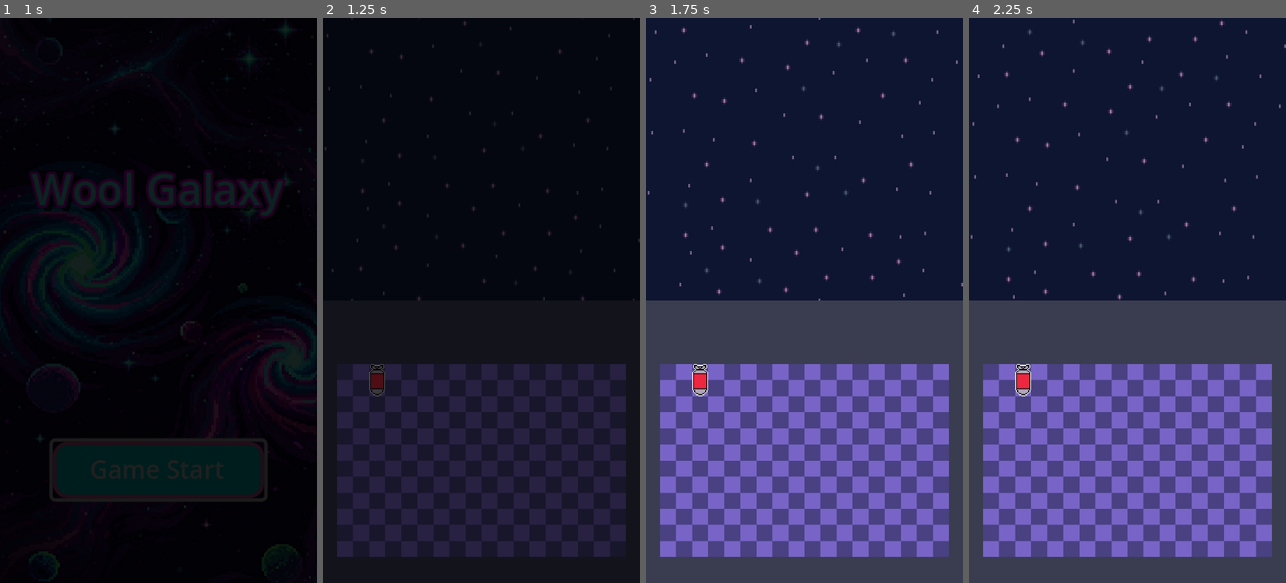
Above: before the commit, frames 1-4 (left to right).
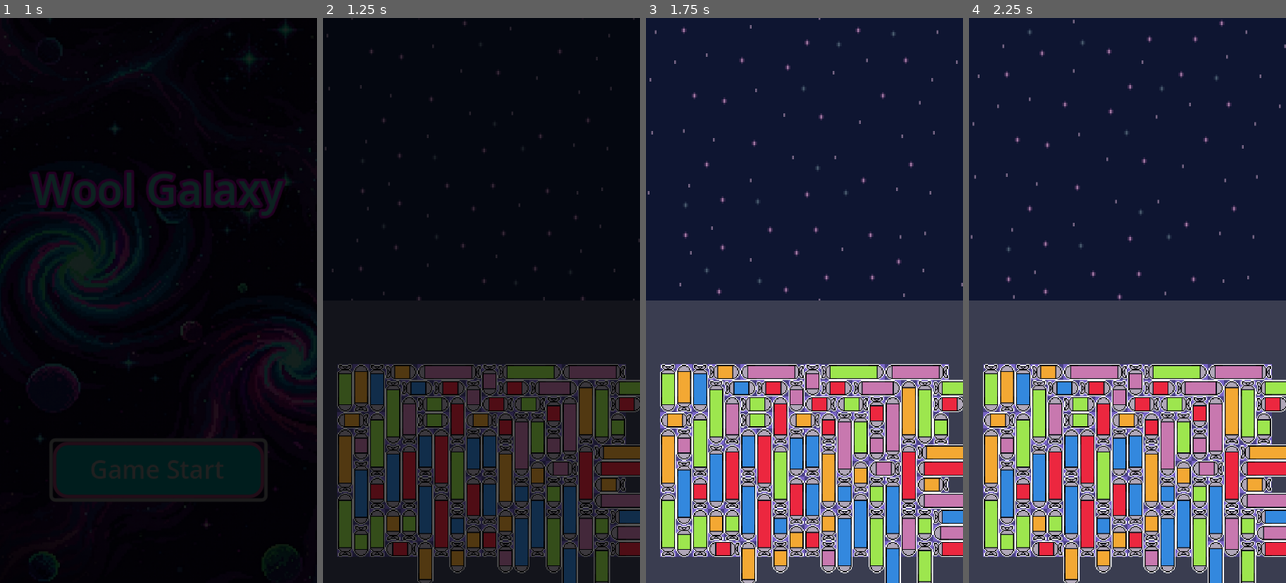
Above: after the commit, the same moments.

Repository: ZoNaDak/GalaxyPuzzleShooter_ProtoType
Game: Godot game, scene res://game/scenes/title/title_scene.tscn
The game is run twice, just before and just after one commit, with the same random seed, the same clock (stepped at 60 frames per second) and the same inputs.
Inputs:
- Up to frame 1 (1 s): click "Game Start" at 0.5 s
- Up to frame 2 (1.25 s): no input
- Up to frame 3 (1.75 s): no input
- Up to frame 4 (2.25 s): no input

Frame 1 is identical in both runs. In frame 2, 26% of the frame differs, in the area x 4-100%, y 61-100%; in frame 3, 31%; in frame 4, 31%.

Commit message:
_setup_missile_puzzle_board 0

Diff:
--- /dev/null
+++ b/wool-galaxy-proto/core/common/consts.gd
@@ -0,0 +1,6 @@
+# const.gd
+class_name Consts
+
+const MISSILE_PUZZLE_BOARD_GRID_WIDTH := 18
+const MISSILE_PUZZLE_BOARD_GRID_HEIGHT := 12
+const MISSILE_PUZZLE_BOARD_CELL_SIZE := 32
--- a/wool-galaxy-proto/core/common/enums.gd
+++ b/wool-galaxy-proto/core/common/enums.gd
@@ -7,3 +7,17 @@
     RIGHT,
     DOWN,
 }
+
+enum MissileColorType {
+	RED,
+	BLUE,
+	GREEN,
+	YELLOW,
+	PURPLE,
+}
+
+enum MissileSizeType {
+	SMALL,
+	MEDIUM,
+	LARGE,
+}
--- a/wool-galaxy-proto/core/utils/debug_utils.gd
+++ b/wool-galaxy-proto/core/utils/debug_utils.gd
@@ -2,7 +2,11 @@
 class_name DebugUtils
 
 ## 씬이 루트로 실행될 때 Control 노드를 화면 중앙에 배치합니다.
-static func center_if_root(node: Control) -> void:
-	if node.get_parent() == node.get_tree().root:
-		var viewport_size := node.get_viewport_rect().size
-		node.position = (viewport_size - node.size) / 2.0
+static func try_center_if_root(node: Control) -> bool:
+	if node.get_parent() != node.get_tree().root:
+		return false;
+
+	var viewport_size := node.get_viewport_rect().size
+	node.position = (viewport_size - node.size) / 2.0
+
+	return true;
--- /dev/null
+++ b/wool-galaxy-proto/game/ui/missile_puzzle/missile_data.gd
@@ -0,0 +1,22 @@
+#missile_data.gd
+class_name MissileData
+
+#region Variables
+
+var grid_pos: Vector2i
+var color: Enums.MissileColorType
+var size: Enums.MissileSizeType
+var direction: Enums.Direction4Way
+
+#endregion
+
+#region Lifecycle
+
+func _init(p: Vector2i, c: Enums.MissileColorType,
+	s: Enums.MissileSizeType, d: Enums.Direction4Way):
+	grid_pos = p
+	color = c
+	size = s
+	direction = d
+
+#endregion
--- a/wool-galaxy-proto/game/ui/missile_puzzle/missile_puzzle_board/missile_puzzle_board.gd
+++ b/wool-galaxy-proto/game/ui/missile_puzzle/missile_puzzle_board/missile_puzzle_board.gd
@@ -6,9 +6,8 @@
 #region Consts
 
 const BASE_SIZE := Vector2(576, 384)
-const GRID_WIDTH := 18
-const GRID_HEIGHT := 12
-const CELL_SIZE := 32
+const GRID_WIDTH := Consts.MISSILE_PUZZLE_BOARD_GRID_WIDTH
+const GRID_HEIGHT := Consts.MISSILE_PUZZLE_BOARD_GRID_HEIGHT
 
 const MissilePuzzlePieceScene = preload("res://game/ui/missile_puzzle/missile_puzzle_pieces/missile_puzzle_piece.tscn")
 
@@ -81,25 +80,102 @@
 #region Setup Missile Puzzle Board
 
 func _setup_missile_puzzle_board():
-	_spawn_missile_piece(2, 0,
-		MissilePuzzlePiece.MissileColorType.GREEN,
-		MissilePuzzlePiece.MissileSizeType.LARGE,
-		Enums.Direction4Way.UP)
+	var _temp_grid: Array[Array] = []
+	for y in range(GRID_HEIGHT):
+		var row: Array = []
+		row.resize(GRID_WIDTH)
+		for x in range(GRID_WIDTH):
+			row[x] = null
+		_temp_grid.append(row)
+	var _temp_missile_data_arr: Array[MissileData] = []
 
-func _spawn_missile_piece(grid_x: int, grid_y: int,
-	color_type: MissilePuzzlePiece.MissileColorType,
-	size_type: MissilePuzzlePiece.MissileSizeType,
-	direction: Enums.Direction4Way):
+	if _fill_board_randomly(_temp_grid, _temp_missile_data_arr):
+		LogManager.info("Board Fill Completed! Missile Num: %d" % _temp_missile_data_arr.size(), "MissilePuzzleBoard")
+		for data in _temp_missile_data_arr:
+			_spawn_missile_piece(data)
+	else:
+		LogManager.error("Board Fill Failed!", "MissilePuzzleBoard")
 
+func _fill_board_randomly(temp_grid: Array[Array], temp_missile_data_arr: Array[MissileData]) -> bool:
+	var empty_cell := _find_first_empty_cell(temp_grid)
+
+	if empty_cell == Vector2i(-1, -1):
+		return true
+
+	var combinations := _get_shuffled_missile_combinations()
+
+	for combo in combinations:
+		var color: Enums.MissileColorType = combo["color"]
+		var missile_size: Enums.MissileSizeType = combo["size"]
+		var direction: Enums.Direction4Way = combo["direction"]
+
+		if _can_place_missile(temp_grid, empty_cell, missile_size, direction):
+			# Add Missile Data
+			var data := MissileData.new(empty_cell, color, missile_size, direction)
+			temp_missile_data_arr.append(data)
+
+			var cells := MissilePuzzlePiece.get_grid_cells(
+				Vector2i(GRID_WIDTH, GRID_HEIGHT), empty_cell, missile_size, direction)
+			for cell in cells:
+				temp_grid[cell.y][cell.x] = data
+
+			# Check Board is filled
+			if _fill_board_randomly(temp_grid, temp_missile_data_arr):
+				return true
+
+			# Remove Missile Data
+			for cell in cells:
+				temp_grid[cell.y][cell.x] = null
+
+			temp_missile_data_arr.erase(data)
+
+	return false
+
+func _find_first_empty_cell(temp_grid: Array[Array]) -> Vector2i:
+	for y in range(GRID_HEIGHT):
+		for x in range(GRID_WIDTH):
+			if temp_grid[y][x] == null:
+				return Vector2i(x, y)
+	return Vector2i(-1, -1)
+
+func _get_shuffled_missile_combinations() -> Array[Dictionary]:
+	var combinations: Array[Dictionary] = []
+
+	for color in Enums.MissileColorType.values():
+		for missile_size in Enums.MissileSizeType.values():
+			for direction in Enums.Direction4Way.values():
+				combinations.append({
+					"color": color,
+					"size": missile_size,
+					"direction": direction
+				})
+
+	combinations.shuffle()
+	return combinations
+
+func _can_place_missile(
+	temp_grid: Array[Array], grid_pos: Vector2i,
+	missile_size: Enums.MissileSizeType, direction: Enums.Direction4Way) -> bool:
+
+	var cells := MissilePuzzlePiece.get_grid_cells(
+		Vector2i(GRID_WIDTH, GRID_HEIGHT), grid_pos, missile_size, direction)
+
+	for cell in cells:
+		if cell.x < 0 or cell.x >= GRID_WIDTH or cell.y < 0 or cell.y >= GRID_HEIGHT:
+			return false
+		if temp_grid[cell.y][cell.x] != null:
+			return false
+
+	return true
+
+func _spawn_missile_piece(missile_data: MissileData):
 	var missile = MissilePuzzlePieceScene.instantiate()
-	missile.name = "Missile_%s" % [missile.get_instance_id()]
+	missile.name = "Missile_%s_%s" % [missile_data.grid_pos, missile.get_instance_id()]
 	_missile_parent.add_child(missile)
 
-	var missile_data = MissilePuzzlePiece.MissileData.new(
-		Vector2i(grid_x, grid_y), color_type, size_type, direction)
 	missile.initialize(missile_data)
 
-	for cell in missile.get_grid_cells(Vector2i(GRID_WIDTH, GRID_HEIGHT)):
+	for cell in missile.get_my_grid_cells():
 		grid[cell.y][cell.x] = missile.get_instance_id()
 
 	missiles.append(missile)
--- a/wool-galaxy-proto/game/ui/missile_puzzle/missile_puzzle_pieces/missile_puzzle_piece.gd
+++ b/wool-galaxy-proto/game/ui/missile_puzzle/missile_puzzle_pieces/missile_puzzle_piece.gd
@@ -2,24 +2,6 @@
 extends Control
 
 class_name MissilePuzzlePiece
-
-#region Enums
-
-enum MissileColorType {
-	RED,
-	BLUE,
-	GREEN,
-	YELLOW,
-	PURPLE,
-}
-
-enum MissileSizeType {
-	SMALL,
-	MEDIUM,
-	LARGE,
-}
-
-#endregion
 
 #region Consts
 
@@ -34,27 +16,37 @@
 @export var _missile_texture: TextureRect
 
 var missile_data: MissileData = MissileData.new(
-	Vector2i.ZERO, MissileColorType.RED, MissileSizeType.SMALL, Enums.Direction4Way.DOWN)
+	Vector2i.ZERO, Enums.MissileColorType.RED, Enums.MissileSizeType.SMALL, Enums.Direction4Way.DOWN)
+
+var _is_initialized: bool = false
 
 #endregion
 
 #region Lifecycle
 
-func _init():
-	initialize(missile_data)
+func _ready():
+	if DebugUtils.try_center_if_root(self):
+		initialize(missile_data, true)
 
-func initialize(data: MissileData):
+func initialize(data: MissileData, is_root: bool = false):
+	if _is_initialized:
+		return
+
 	missile_data = data
-	position = Vector2(
-		missile_data.grid_pos.x * MissilePuzzleBoard.CELL_SIZE,
-		missile_data.grid_pos.y * MissilePuzzleBoard.CELL_SIZE) + _get_grid_pos_offset()
-
-func _ready():
-	DebugUtils.center_if_root(self)
 
 	_setup_size()
 	_load_sprite()
 	_setup_rotation()
+	if not is_root:
+		position = Vector2(
+			missile_data.grid_pos.x * Consts.MISSILE_PUZZLE_BOARD_CELL_SIZE,
+			missile_data.grid_pos.y * Consts.MISSILE_PUZZLE_BOARD_CELL_SIZE) + _get_grid_pos_offset()
+
+	LogManager.info("initialize : %s %s %s" %
+		[missile_data.grid_pos, _get_grid_pos_offset(), position],
+		"MissilePuzzlePiece")
+
+	_is_initialized = true
 
 #endregion
 
@@ -64,11 +56,11 @@
 
 func _setup_size():
 	match missile_data.size:
-		MissileSizeType.SMALL:
+		Enums.MissileSizeType.SMALL:
 			size = SMALL_SIZE
-		MissileSizeType.MEDIUM:
+		Enums.MissileSizeType.MEDIUM:
 			size = MEDIUM_SIZE
-		MissileSizeType.LARGE:
+		Enums.MissileSizeType.LARGE:
 			size = LARGE_SIZE
 	pivot_offset = size / 2.0
 
@@ -77,35 +69,35 @@
 	var texture := load(sprite_path) as Texture2D
 	if texture:
 		_missile_texture.texture = texture
-		LogManager.info("Sprite Load Success: %s" % sprite_path, "MissilePuzzlePiece")
+		# LogManager.info("Sprite Load Success: %s" % sprite_path, "MissilePuzzlePiece")
 	else:
 		LogManager.error("Sprite Load Fail: %s" % sprite_path, "MissilePuzzlePiece")
 
 func _get_sprite_path() -> String:
-	return "res://game/ui/missile_puzzle_pieces/resources/%s_missile_%s.png" % [_get_color_name(), _get_size_name()]
+	return "res://game/ui/missile_puzzle/missile_puzzle_pieces/resources/%s_missile_%s.png" % [_get_color_name(), _get_size_name()]
 
 func _get_color_name() -> String:
 	match missile_data.color:
-		MissileColorType.RED:
+		Enums.MissileColorType.RED:
 			return "red"
-		MissileColorType.BLUE:
+		Enums.MissileColorType.BLUE:
 			return "blue"
-		MissileColorType.GREEN:
+		Enums.MissileColorType.GREEN:
 			return "green"
-		MissileColorType.YELLOW:
+		Enums.MissileColorType.YELLOW:
 			return "yellow"
-		MissileColorType.PURPLE:
+		Enums.MissileColorType.PURPLE:
 			return "purple"
 		_:
 			return "red"
 
 func _get_size_name() -> String:
 	match missile_data.size:
-		MissileSizeType.SMALL:
+		Enums.MissileSizeType.SMALL:
 			return "s"
-		MissileSizeType.MEDIUM:
+		Enums.MissileSizeType.MEDIUM:
 			return "m"
-		MissileSizeType.LARGE:
+		Enums.MissileSizeType.LARGE:
 			return "l"
 		_:
 			return "m"
@@ -126,7 +118,6 @@
 #region Grid
 
 func _get_grid_pos_offset() -> Vector2:
-
 	match missile_data.direction:
 		Enums.Direction4Way.LEFT:
 			return Vector2(pivot_offset.x, pivot_offset.y)
@@ -139,11 +130,16 @@
 		_:
 			return Vector2(0, 0)
 
-func get_grid_cells(grid_size: Vector2i) -> Array[Vector2i]:
-	var result: Array[Vector2i] = [missile_data.grid_pos]
+func get_my_grid_cells() -> Array[Vector2i]:
+	return get_grid_cells(Vector2i(Consts.MISSILE_PUZZLE_BOARD_GRID_WIDTH, Consts.MISSILE_PUZZLE_BOARD_GRID_HEIGHT),
+		missile_data.grid_pos, missile_data.size, missile_data.direction)
+
+static func get_grid_cells(grid_size: Vector2i, grid_pos: Vector2i,
+	missile_size: Enums.MissileSizeType, direction: Enums.Direction4Way) -> Array[Vector2i]:
+	var result: Array[Vector2i] = [grid_pos]
 
 	var offset := Vector2i.ZERO
-	match missile_data.direction:
+	match direction:
 		Enums.Direction4Way.LEFT:
 			offset = Vector2i(1, 0)
 		Enums.Direction4Way.UP:
@@ -156,18 +152,18 @@
 			offset = Vector2i.ZERO
 
 	var length := 0
-	match missile_data.size:
-		MissileSizeType.SMALL:
+	match missile_size:
+		Enums.MissileSizeType.SMALL:
 			length = 1
-		MissileSizeType.MEDIUM:
+		Enums.MissileSizeType.MEDIUM:
 			length = 2
-		MissileSizeType.LARGE:
+		Enums.MissileSizeType.LARGE:
 			length = 3
 		_:
 			length = 1
 
 	for i in length:
-		var pos = missile_data.grid_pos + offset * (i + 1);
+		var pos = grid_pos + offset * (i + 1);
 		if pos.x < 0 or pos.x >= grid_size.x or pos.y < 0 or pos.y >= grid_size.y:
 			break
 
@@ -178,20 +174,3 @@
 #endregion
 
 #endregion
-
-#region Missile data
-
-class MissileData:
-	var grid_pos: Vector2i
-	var color: MissilePuzzlePiece.MissileColorType
-	var size: MissilePuzzlePiece.MissileSizeType
-	var direction: Enums.Direction4Way
-
-	func _init(p: Vector2i, c: MissilePuzzlePiece.MissileColorType,
-		s: MissilePuzzlePiece.MissileSizeType, d: Enums.Direction4Way):
-		grid_pos = p
-		color = c
-		size = s
-		direction = d
-
-#endregion
Not shown, added: wool-galaxy-proto/core/common/consts.gd.uid
Not shown, added: wool-galaxy-proto/game/ui/missile_puzzle/missile_data.gd.uid
